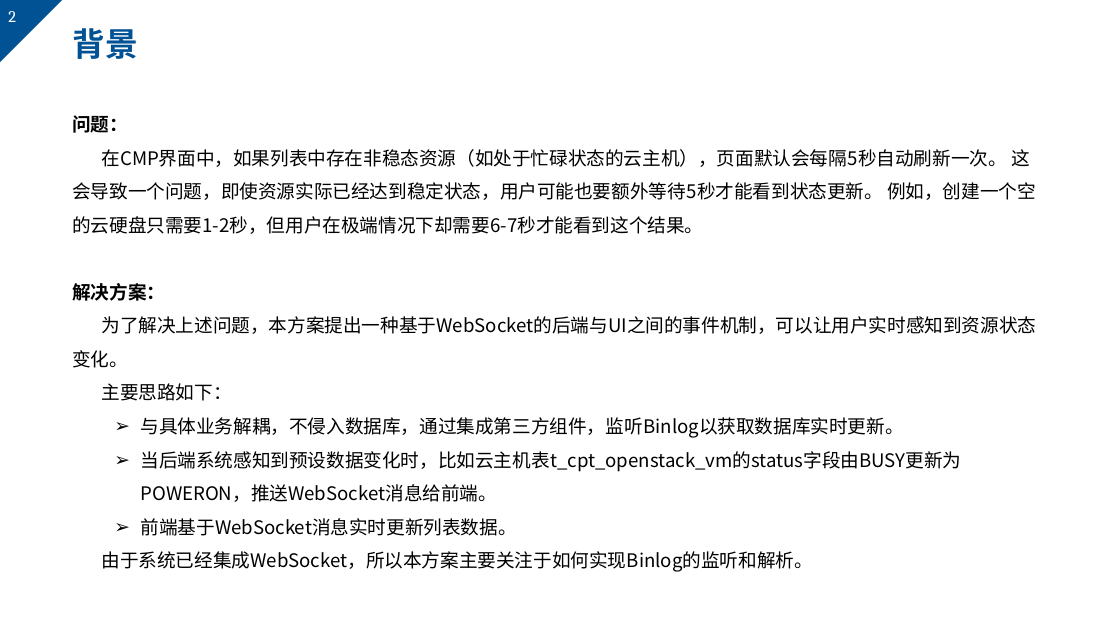
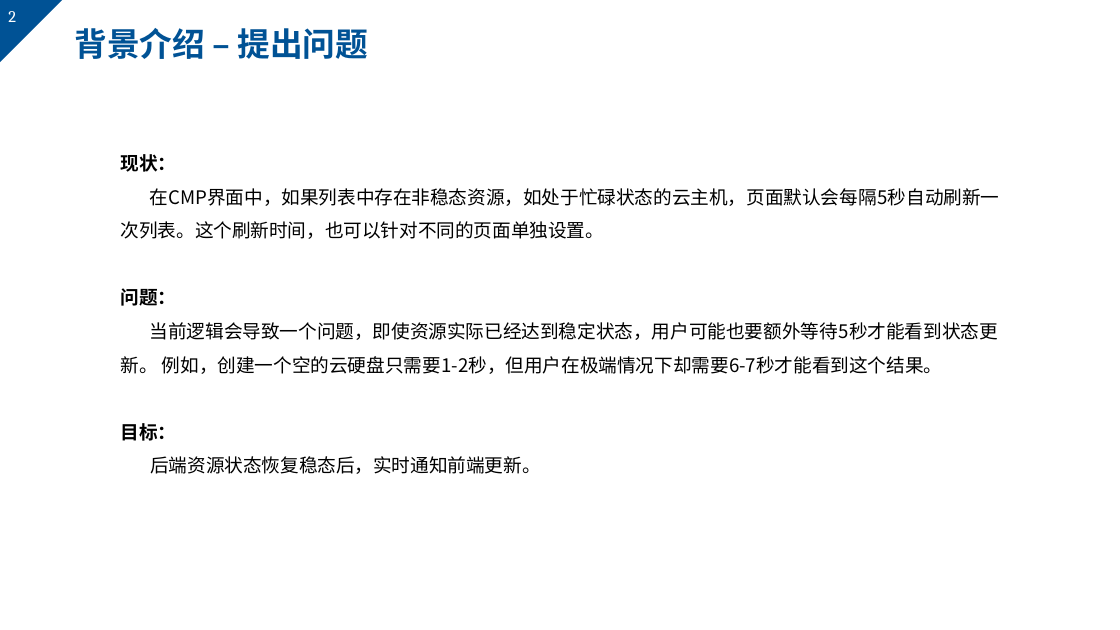
Before and after one commit to markMe1024/coding, a slide deck: slide 2 of MySQL/binlog/后端与UI的webscoket事件机制.pptx. Drawn at 1120x630 pixels with LibreOffice and Linux fonts; fonts in the diff are those of the drawing; background and template pictures are left out. Boxes give left, top, right and bottom in pixels: in the first picture for what was removed or moved away, otherwise in the second. Text is boxed around its words. In the diff, an @@ line names an element or a change of style, - is before the commit and + after.

Commit message:
update

```diff
--- a/MySQL/binlog/后端与UI的webscoket事件机制.pptx
+++ b/MySQL/binlog/后端与UI的webscoket事件机制.pptx
@@ title at [75,28,369,59]: text changed @@
-背景
+背景介绍 – 提出问题
@@ text "现状：": place and size @@
-text "现状：" at [72,115,1036,572]
+text "现状：" at [121,154,1000,474]
@@ text at [121,154,1000,239]: paragraphs added @@
+现状：
+在CMP界面中，如果列表中存在非稳态资源，如处于忙碌状态的云主机，页面默认会每隔5秒自动刷新一次列表。这个刷新时间，也可以针对不同的页面单独设置。
@@ text at [121,322,998,474]: text changed @@
-在CMP界面中，如果列表中存在非稳态资源（如处于忙碌状态的云主机），页面默认会每隔5秒自动刷新一次。 这会导致一个问题，即使资源实际已经达到稳定状态，用户可能也要额外等待5秒才能看到状态更新。 例如，创建一个空的云硬盘只需要1-2秒，但用户在极端情况下却需要6-7秒才能看到这个结果。
-解决方案：
-为了解决上述问题，本方案提出一种基于WebSocket的后端与UI之间的事件机制，可以让用户实时感知到资源状态变化。
-主要思路如下：
-  ➢ 与具体业务解耦，不侵入数据库，通过集成第三方组件，监听Binlog以获取数据库实时更新。
-  ➢ 当后端系统感知到预设数据变化时，比如云主机表t_cpt_openstack_vm的status字段由BUSY更新为POWERON，推送WebSocket消息给前端。
-  ➢ 前端基于WebSocket消息实时更新列表数据。
-由于系统已经集成WebSocket，所以本方案主要关注于如何实现Binlog的监听和解析。
+当前逻辑会导致一个问题，即使资源实际已经达到稳定状态，用户可能也要额外等待5秒才能看到状态更新。 例如，创建一个空的云硬盘只需要1-2秒，但用户在极端情况下却需要6-7秒才能看到这个结果。
+目标：
+后端资源状态恢复稳态后，实时通知前端更新。
```
Also in this commit, not shown: 13 other slides changed, 8 slides added, 2 slides removed.
